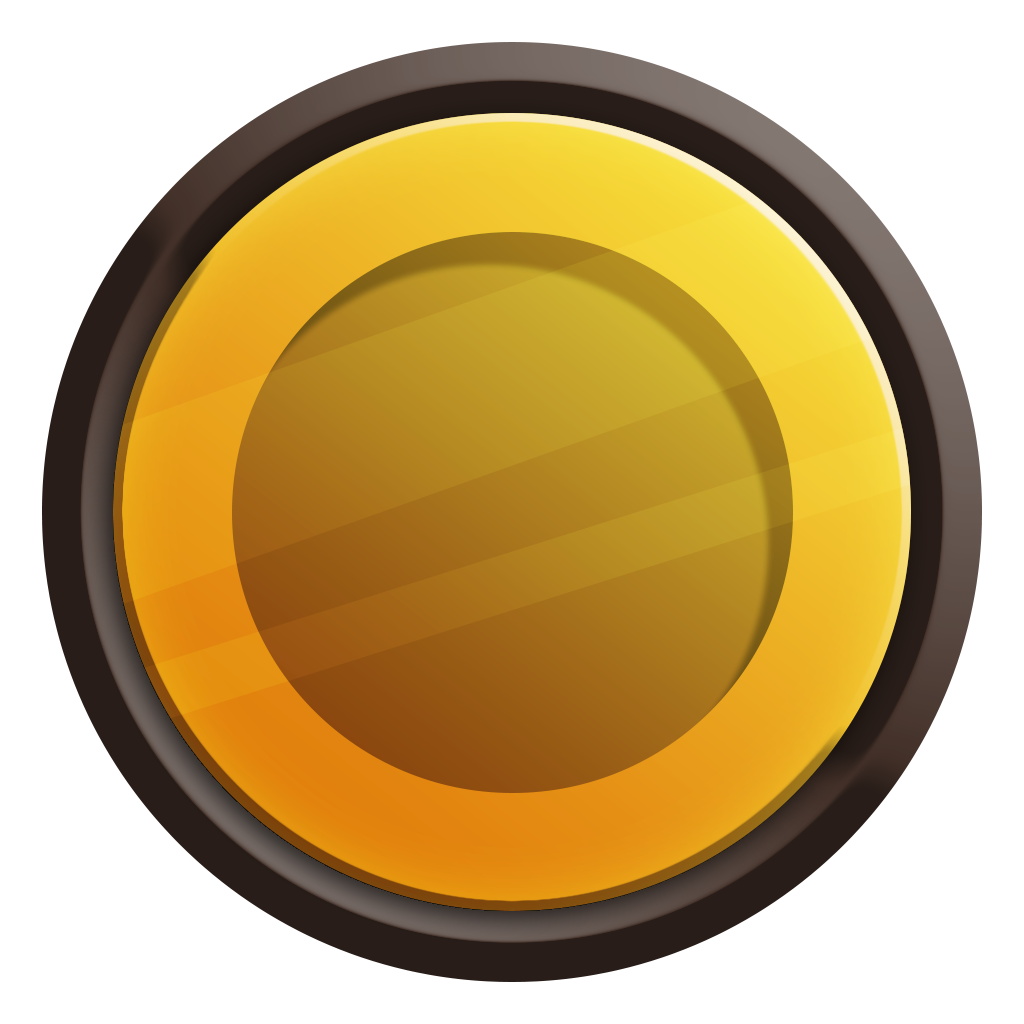
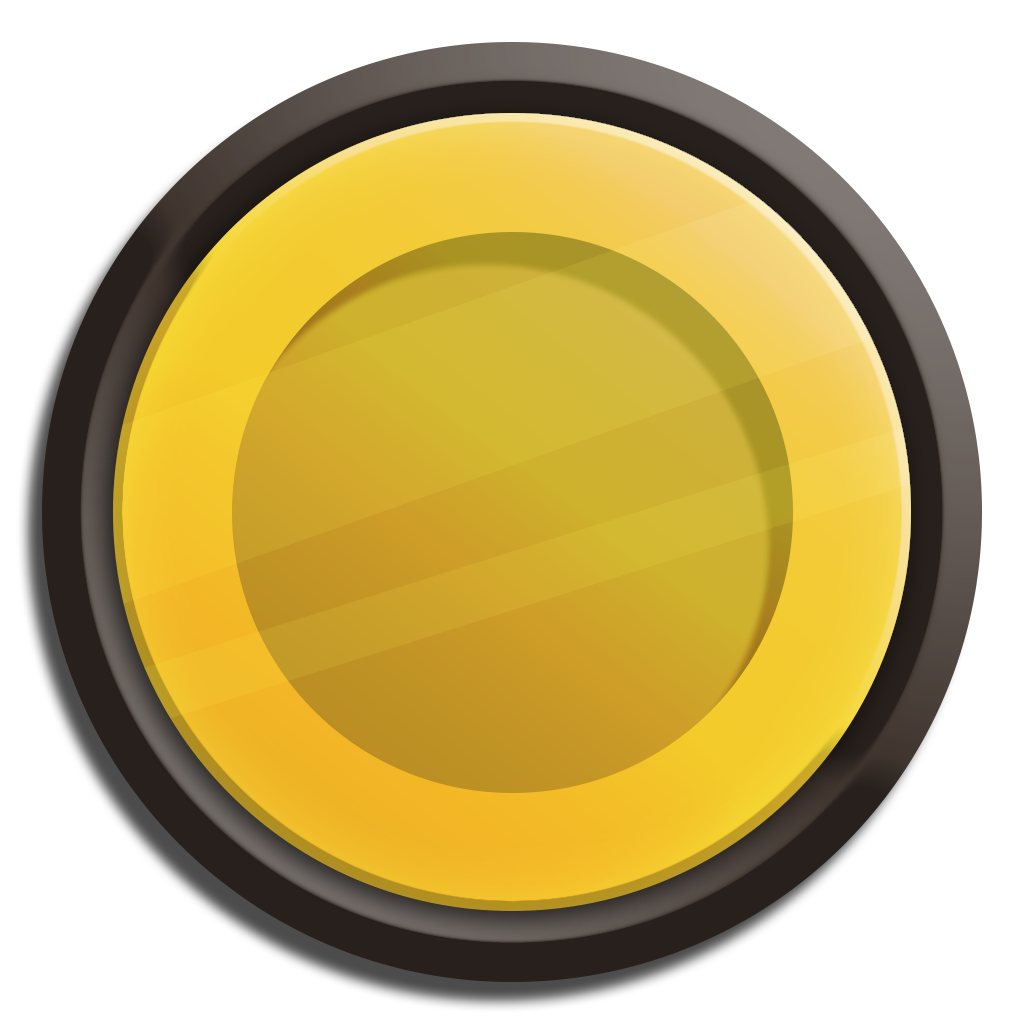
Layered file, before and after one edit (1024 x 1024). Changes by layer:
"Gradient Fill 1": opacity 67% → 33%, blend overlay → color dodge over box(113, 113, 911, 911)
painted on "Ellipse 1" (4th of 5, in "Coin") over box(42, 42, 982, 982)
hid "Ellipse 1" (5th of 5, in "Coin"), painted on it over box(17, 42, 982, 1012)
